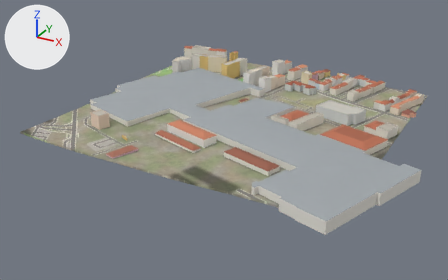
One commit to the glTF model public/tiles/amadora/t_4_0.glb: the scene before it, then after it.
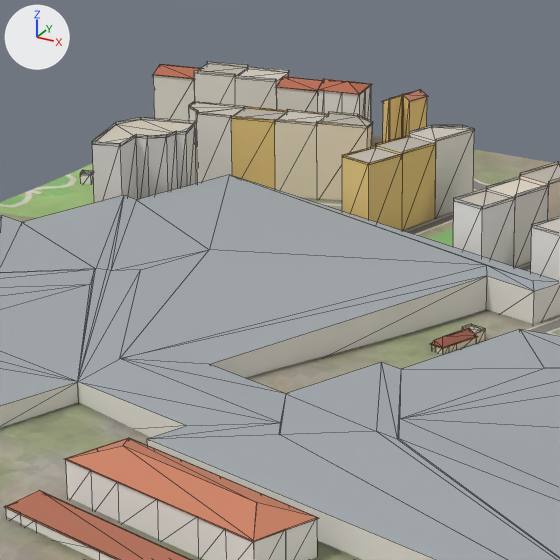
Each version is shown whole from a 50 mm camera at (-6768.0, 3632.0, 467.0) aimed at (-7215.0, 4446.0, 60.0), then close up on the part from 34% to 59% of the width and 12% to 51% of the height. The lights are fixed; the arrows at upper left show +X, +Y and +Z. The last two pictures show the newer version. The close-ups show mesh edges as thin lines. Where no turn or scale is listed for an object, it has been applied to the vertices. Vertices at exactly the same position are counted once.

Before the edit, the objects in view are built like this:
```python
me_buildings = bpy.data.meshes.new('buildings')
me_buildings.from_pydata(...)  # 2471 vertices, 2955 faces; spans x -285.0..285.0, y -267.0..267.0, z -21.0..21.0
me_buildings.materials.append(mat_buildings)
me_terrain = bpy.data.meshes.new('terrain')
me_terrain.from_pydata(...)  # 4348 vertices, 8442 faces; spans x -250.0..250.0, y -250.0..250.0, z -8.0..8.0
me_terrain.materials.append(mat_ground)  # picture img_ground
ob_buildings = bpy.data.objects.new('buildings', me_buildings)
ob_buildings.location = (-7179.2, 4487.4, 102.8)
ob_terrain = bpy.data.objects.new('terrain', me_terrain)
ob_terrain.location = (-7208.5, 4496.1, 91.0)
```
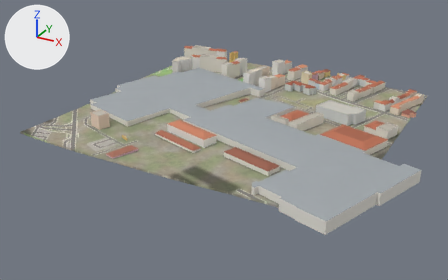
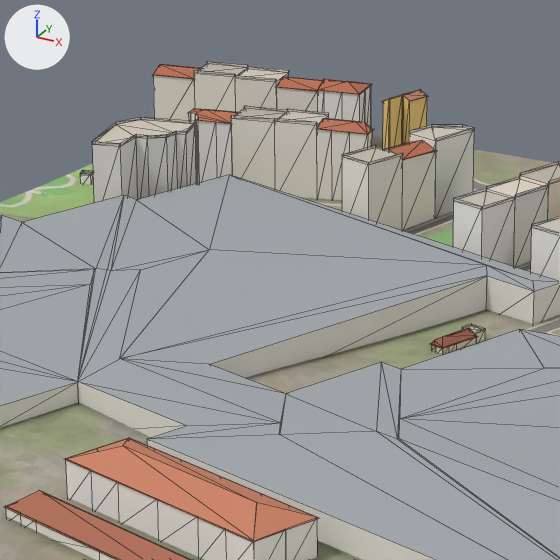
What differs and where, as boxes (x1, y1, x2, y2) in the close-ups (560 x 560 px):
part 1 of me_buildings, added: after (316, 119, 374, 134)
part 2 of me_buildings, cut back: before (189, 101, 436, 230); after (188, 109, 438, 230)
part 3 of me_buildings, recoloured (beige to grey): before (280, 125, 474, 230); after (280, 116, 474, 230)

What changed in the scene script:
```text
Change me_buildings:
    used by ob_buildings; location = (-7179.2, 4487.4, 102.8)
    remove me_buildings.from_pydata(...)  # 2471 vertices, 2955 faces; spans x -285.0..285.0, y -267.0..267.0, z -21.0..21.0
    add me_buildings.from_pydata(...)  # 2545 vertices, 3020 faces; spans x -285.0..285.0, y -267.0..267.0, z -21.0..21.0
    me_buildings part 1: a new loose piece of 13 vertices spanning x -185.0..-160.0, y 191.0..209.0, z 14.0, in mat_buildings
    me_buildings part 2: 5 vertices moved from x -239.0..-127.0, y 176.0..190.0, z 16.0..17.0 to x -239.0..-134.0, y 174.0..191.0, z -15.0..16.0; 28 vertices removed from x -241.0..-127.0, y 172.0..208.0, z 16.0..17.0; 89 vertices added at x -241.0..-127.0, y 171.0..208.0, z -16.0..17.0
    me_buildings part 3: 43 kept faces spanning x -241.0..-121.0, y 154.0..211.0, z -16.0..19.0 get new vertex colours
    other edits to the shape of me_buildings do not show in these pictures
```
